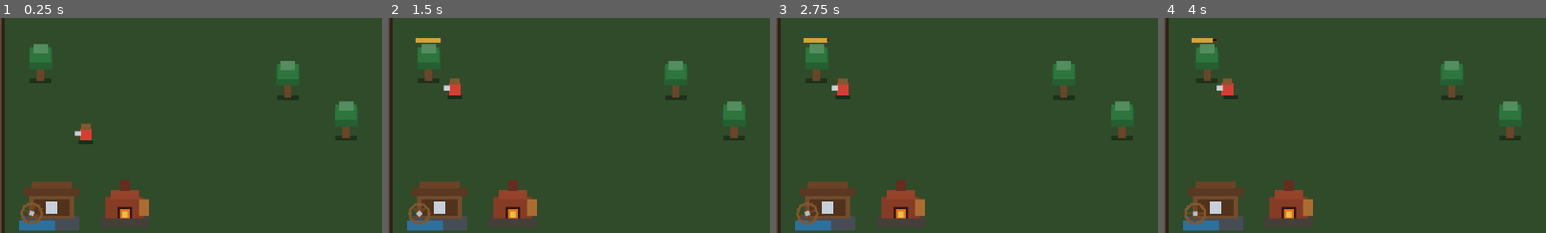
Above: before the commit, frames 1-4 (left to right).
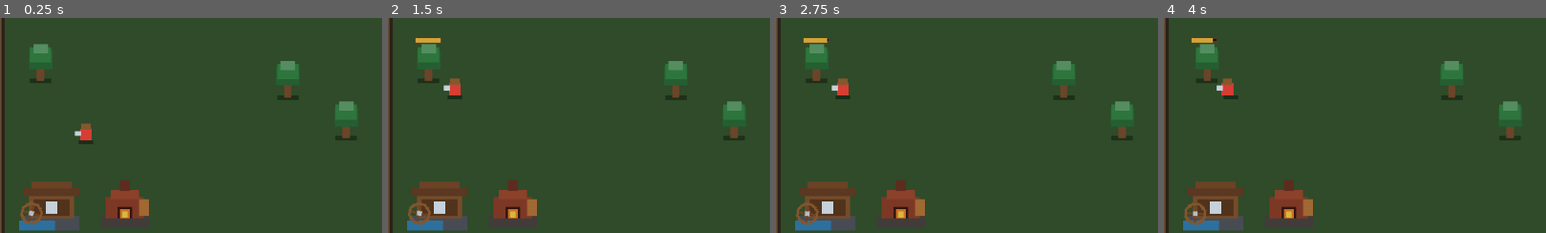
Above: after the commit, the same moments.

Repository: JS-Marinn/treecremental-game
Game: Godot game, scene res://src/boot/boot.tscn
Two runs of this game, one before a commit and one after it. Both use one fixed random seed, a clock stepped at 60 frames per second and the inputs below.
Inputs:
- Up to frame 1 (0.25 s): no input
- Up to frame 2 (1.5 s): click "Trees" at 0.5 s; click "Crew" at 1.25 s
- Up to frame 3 (2.75 s): click "Mill" at 2 s
- Up to frame 4 (4 s): click "Roots" at 2.75 s; click "x1" at 3.5 s
The pictures show only the part of the screen within x 0-50%, y 44-94%; the shares and areas given below are measured in that part.

The runs differ from the first frame. In frame 1, less than 0.1% of the frame differs, in the area x 5-12%, y 85-97%; in frame 2, 0.2%, in the area x 5-12%, y 86-97%; in frame 3, 0.2%; in frame 4, less than 0.1%.

Commit message:
test(sawmill,kiln): implement Step 4.4 Milestone 4 verification gate and wire SawmillModule & KilnModule into Boot

Diff:
--- a/src/boot/boot.gd
+++ b/src/boot/boot.gd
@@ -1,7 +1,8 @@
 extends Node
 ## Boot entry point (res://src/boot/boot.tscn).
 ## Initializes LocaleResolver, instantiates the Right-Hand Docked MainScreen, mounts the
-## 3/4 LoggingClearing into %WorldRoot, and wires EventBus upgrade/worker/synergy signals.
+## 3/4 LoggingClearing into %WorldRoot, instantiates SawmillModule (Loop 2) and KilnModule (Loop 3),
+## and wires EventBus upgrade/worker/synergy/boiler signals.
 
 const MAIN_SCREEN_SCENE: PackedScene = preload("res://scenes/ui/main_screen.tscn")
 const LOGGING_CLEARING_SCENE: PackedScene = preload("res://scenes/world/logging_clearing.tscn")
@@ -11,6 +12,8 @@
 
 var main_screen: MainScreen
 var logging_camp: LoggingCampModule
+var sawmill_module: SawmillModule
+var kiln_module: KilnModule
 
 
 func _ready() -> void:
@@ -19,11 +22,25 @@
 	add_child(main_screen)
 	main_screen.modal_requested.connect(_on_modal_requested)
 
+	sawmill_module = SawmillModule.new()
+	sawmill_module.name = "SawmillModule"
+	sawmill_module.bind_dependencies(main_screen.wallet, main_screen.roster_dispatcher)
+	add_child(sawmill_module)
+
+	kiln_module = KilnModule.new()
+	kiln_module.name = "KilnModule"
+	kiln_module.bind_wallet(main_screen.wallet)
+	add_child(kiln_module)
+	kiln_module.thermal_pressure_changed.connect(_on_thermal_pressure_changed)
+
 	var world_root: Node2D = main_screen.get_world_root()
 	if world_root != null:
 		logging_camp = LOGGING_CLEARING_SCENE.instantiate() as LoggingCampModule
 		logging_camp.bind_wallet(main_screen.wallet)
 		world_root.add_child(logging_camp)
+		if logging_camp.compound_landmark != null:
+			logging_camp.compound_landmark.stoke_requested.connect(func() -> void: kiln_module.stoke_boiler())
+			_sync_compound_landmark()
 
 	if is_instance_valid(EventBus):
 		EventBus.upgrade_purchased.connect(_on_upgrade_purchased)
@@ -35,11 +52,25 @@
 	if logging_camp != null and main_screen != null:
 		logging_camp.sync_workers_from_stat_aggregator(main_screen._get_total_sawmill_assigned())
 		logging_camp.fill_clearing_to_capacity()
+		_sync_compound_landmark()
 
 
 func _on_worker_assigned(_worker_id: StringName, _loop_id: StringName, _target_id: StringName, _assigned_count: int) -> void:
 	if logging_camp != null and main_screen != null:
 		logging_camp.sync_workers_from_stat_aggregator(main_screen._get_total_sawmill_assigned())
+		_sync_compound_landmark()
+
+
+func _on_thermal_pressure_changed(_new_pressure: float, _speed_bonus: float) -> void:
+	_sync_compound_landmark()
+
+
+func _sync_compound_landmark() -> void:
+	if logging_camp != null and logging_camp.compound_landmark != null and main_screen != null and kiln_module != null:
+		logging_camp.compound_landmark.set_visual_state(
+			main_screen._get_total_sawmill_assigned(),
+			kiln_module.thermal_pressure
+		)
 
 
 func _on_synergy_triggered(_species_id: StringName, synergy_id: StringName, _duration_s: float) -> void:
--- a/src/features/kiln/kiln_module.gd
+++ b/src/features/kiln/kiln_module.gd
@@ -89,8 +89,8 @@
 	var ash_amount: float = (0.25 + ash_flat) * ash_purity
 
 	if wallet != null:
-		wallet.add_resource(&"charcoal", charcoal_amount)
-		wallet.add_resource(&"ash", ash_amount)
+		wallet.add_currency(&"charcoal", charcoal_amount, &"charcoal_kilns")
+		wallet.add_currency(&"ash", ash_amount, &"charcoal_kilns")
 
 	# Auto-stoke pulse on each cycle completion (amplified by kiln_auto_stoker / retention)
 	var retention: float = maxf(0.0, StatAggregator.query(&"kiln_boiler_retention", &"all", 0.0))
@@ -112,6 +112,5 @@
 	mod.operation = StatModifierData.Operation.MUL_ADD
 	mod.curve = curve
 
-	var mods: Array[StatModifierData] = [mod]
-	StatAggregator.register_modifiers(&"kiln_boiler_overclock", mods, 1, true)
+	StatAggregator.register_modifier(&"kiln_boiler_overclock", mod, 1, false, true)
 	thermal_pressure_changed.emit(thermal_pressure, bonus)
--- a/src/features/sawmill/sawmill_module.gd
+++ b/src/features/sawmill/sawmill_module.gd
@@ -62,7 +62,7 @@
 		total_logs_generated += cycle_advance * logs_yield_mult
 
 	if total_logs_generated > 0.0 and wallet != null:
-		wallet.add_resource(&"processed_logs", total_logs_generated)
+		wallet.add_currency(&"processed_logs", total_logs_generated, &"sawmill")
 
 
 func get_effective_work_speed() -> float:
@@ -81,7 +81,7 @@
 
 func reset_for_breakthrough() -> void:
 	for sid in _species_cycles.keys():
-		StatAggregator.unregister_source(StringName("sawmill_process:%s" % String(sid)))
+		StatAggregator.remove_modifier(StringName("sawmill_process:%s" % String(sid)))
 	_species_cycles.clear()
 	_species_process_bonus.clear()
 	if roster_dispatcher != null:
@@ -101,10 +101,10 @@
 	mod.operation = StatModifierData.Operation.MUL_ADD
 	mod.curve = curve
 
-	var mods: Array[StatModifierData] = [mod]
-	StatAggregator.register_modifiers(
+	StatAggregator.register_modifier(
 		StringName("sawmill_process:%s" % String(species_id)),
-		mods,
+		mod,
 		1,
+		false,
 		true
 	)
--- a/tests/smoke/smoke_formulas.gd
+++ b/tests/smoke/smoke_formulas.gd
@@ -21,6 +21,7 @@
 	_test_notation()
 	_test_milestone_2_ui()
 	_test_milestone_3_clearing()
+	_test_milestone_4_sawmill_and_kilns()
 	print("SMOKE RESULT: %s (%d failures)" % ["PASS" if _fails == 0 else "FAIL", _fails])
 	get_tree().quit(_fails)
 
@@ -237,7 +238,7 @@
 	main_screen.select_tab(MainScreen.DockTab.MILL)
 	main_screen._on_sawmill_assign_delta_requested(&"pine", 1)
 	_check("MainScreen assigns simple_lumberjack to pine Sawmill station",
-		int(main_screen._sawmill_assigned.get(&"pine", 0)) == 1)
+		main_screen.roster_dispatcher.get_station_assigned(&"pine") == 1)
 
 	var menu_scene: PackedScene = load("res://scenes/ui/modals/main_menu.tscn") as PackedScene
 	var menu: MainMenuView = menu_scene.instantiate() as MainMenuView
@@ -337,3 +338,76 @@
 	camp.queue_free()
 	wallet.free()
 	StatAggregator.clear_all()
+
+
+func _test_milestone_4_sawmill_and_kilns() -> void:
+	StatAggregator.clear_all()
+	var hire_simple: UpgradeDefinitionData = Balance.upgrade(&"hire_simple_lumberjack")
+	var hire_heavy: UpgradeDefinitionData = Balance.upgrade(&"hire_heavy_sawyer")
+	var hire_swift: UpgradeDefinitionData = Balance.upgrade(&"hire_swift_cleaver")
+	StatAggregator.register_upgrade(hire_simple, 2)
+	StatAggregator.register_upgrade(hire_heavy, 1)
+	StatAggregator.register_upgrade(hire_swift, 1)
+
+	var dispatcher := RosterDispatcher.new()
+	_check("RosterDispatcher rejects Heavy Sawyer and Swift Cleaver from Sawmill",
+		not dispatcher.can_worker_enter_loop(&"heavy_sawyer", &"sawmill")
+		and not dispatcher.can_worker_enter_loop(&"swift_cleaver", &"sawmill")
+		and not dispatcher.try_adjust_station_assignment(&"pine", 1, &"heavy_sawyer")
+		and not dispatcher.try_adjust_station_assignment(&"pine", 1, &"swift_cleaver"))
+
+	var assign_ok: bool = dispatcher.try_adjust_station_assignment(&"pine", 1, &"simple_lumberjack")
+	_check("RosterDispatcher assigns Simple Lumberjack to Pine station and deducts from clearing count (2 -> 1)",
+		assign_ok and dispatcher.get_station_assigned(&"pine") == 1 and dispatcher.get_clearing_worker_count(&"simple_lumberjack") == 1)
+
+	# Self-contained SawmillModule: zero input materials required
+	var wallet := WalletModule.new()
+	var sawmill := SawmillModule.new()
+	sawmill.bind_dependencies(wallet, dispatcher)
+	var base_pine_mult: float = StatAggregator.query(&"species_coin_value", &"pine", 1.0)
+	sawmill.tick(5.0)
+	var processed_pine_mult: float = StatAggregator.query(&"species_coin_value", &"pine", 1.0)
+	var logs_earned: float = wallet.get_balance(&"processed_logs")
+	_check("Self-contained Sawmill raises Pine coin value multiplier and generates Processed Logs with zero input materials",
+		processed_pine_mult > base_pine_mult and logs_earned > 0.0,
+		"mult: %f -> %f, logs: %f" % [base_pine_mult, processed_pine_mult, logs_earned])
+
+	# Spend Processed Logs inside Sawmill on mill_pine, mill_crew_quarters, and mill_undershot_wheel
+	wallet.add_currency(&"processed_logs", 500.0, &"test")
+	var mill_pine: UpgradeDefinitionData = Balance.upgrade(&"mill_pine")
+	var mill_quarters: UpgradeDefinitionData = Balance.upgrade(&"mill_crew_quarters")
+	var mill_wheel: UpgradeDefinitionData = Balance.upgrade(&"mill_undershot_wheel")
+	var speed_before: float = sawmill.get_effective_work_speed()
+	var cap_before: int = dispatcher.get_sawmill_max_capacity()
+	var bought_pine: bool = wallet.spend_for_upgrade(mill_pine, 0, 3)
+	if bought_pine:
+		StatAggregator.register_upgrade(mill_pine, 3)
+	var bought_quarters: bool = wallet.spend_for_upgrade(mill_quarters, 0, 2)
+	if bought_quarters:
+		StatAggregator.register_upgrade(mill_quarters, 2)
+	var bought_wheel: bool = wallet.spend_for_upgrade(mill_wheel, 0, 2)
+	if bought_wheel:
+		StatAggregator.register_upgrade(mill_wheel, 2)
+	_check("Spending Processed Logs upgrades species value & slots (1->2), Sawmill worker capacity (2->4), and Sawmill working speed (1.0->1.4)",
+		bought_pine and bought_quarters and bought_wheel
+		and dispatcher.get_station_max_slots(&"pine") == 2
+		and dispatcher.get_sawmill_max_capacity() == cap_before + 2
+		and sawmill.get_effective_work_speed() > speed_before)
+
+	# KilnModule carbonization cycles & Steam Boiler Thermal Overclock
+	var kiln := KilnModule.new()
+	kiln.bind_wallet(wallet)
+	kiln.stoke_boiler(0.60)
+	var global_speed_overclocked: float = StatAggregator.query(&"global_work_speed", &"all", 1.0)
+	kiln.tick(6.0)
+	_check("KilnModule completes carbonization cycles (generating Charcoal & Ash) and Steam Boiler overclock boosts global_work_speed",
+		kiln.total_cycles_completed >= 1
+		and wallet.get_balance(&"charcoal") > 0.0
+		and wallet.get_balance(&"ash") > 0.0
+		and global_speed_overclocked > 1.0,
+		"charcoal=%f, ash=%f, global_speed=%f" % [wallet.get_balance(&"charcoal"), wallet.get_balance(&"ash"), global_speed_overclocked])
+
+	sawmill.free()
+	kiln.free()
+	wallet.free()
+	StatAggregator.clear_all()
